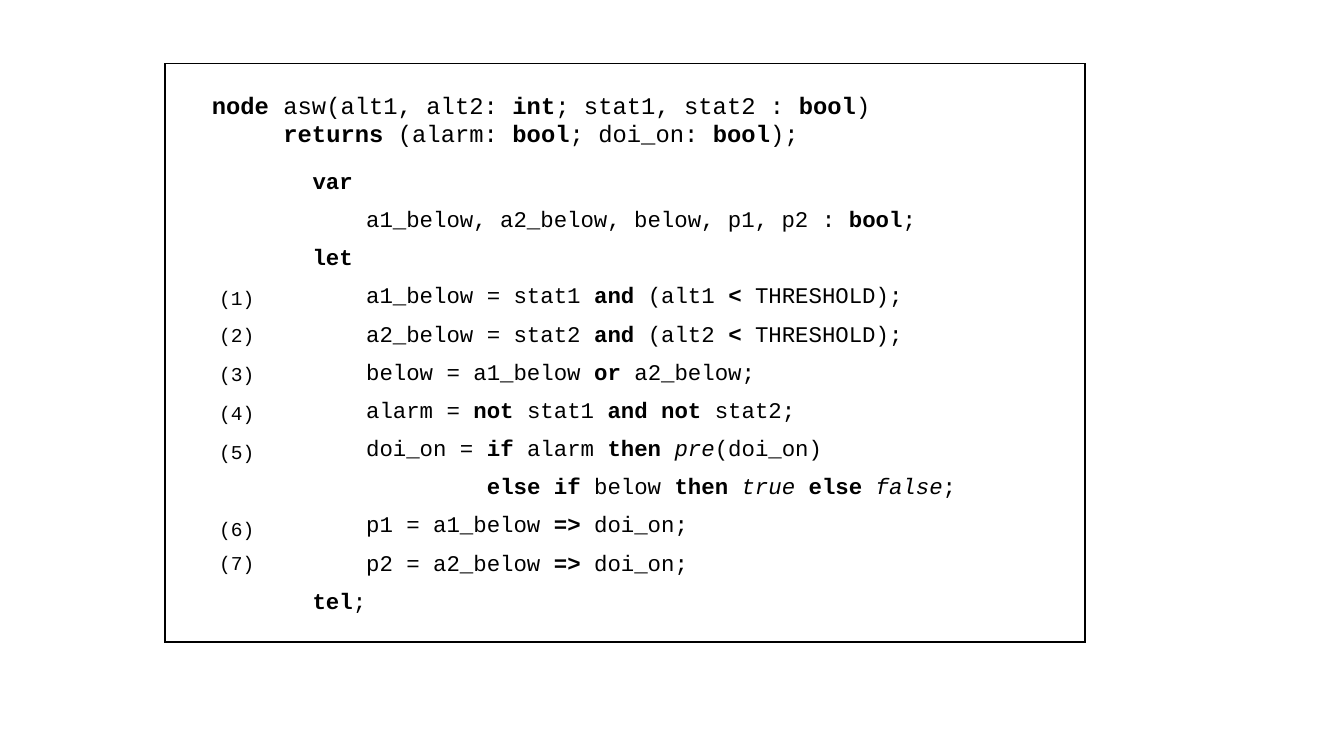
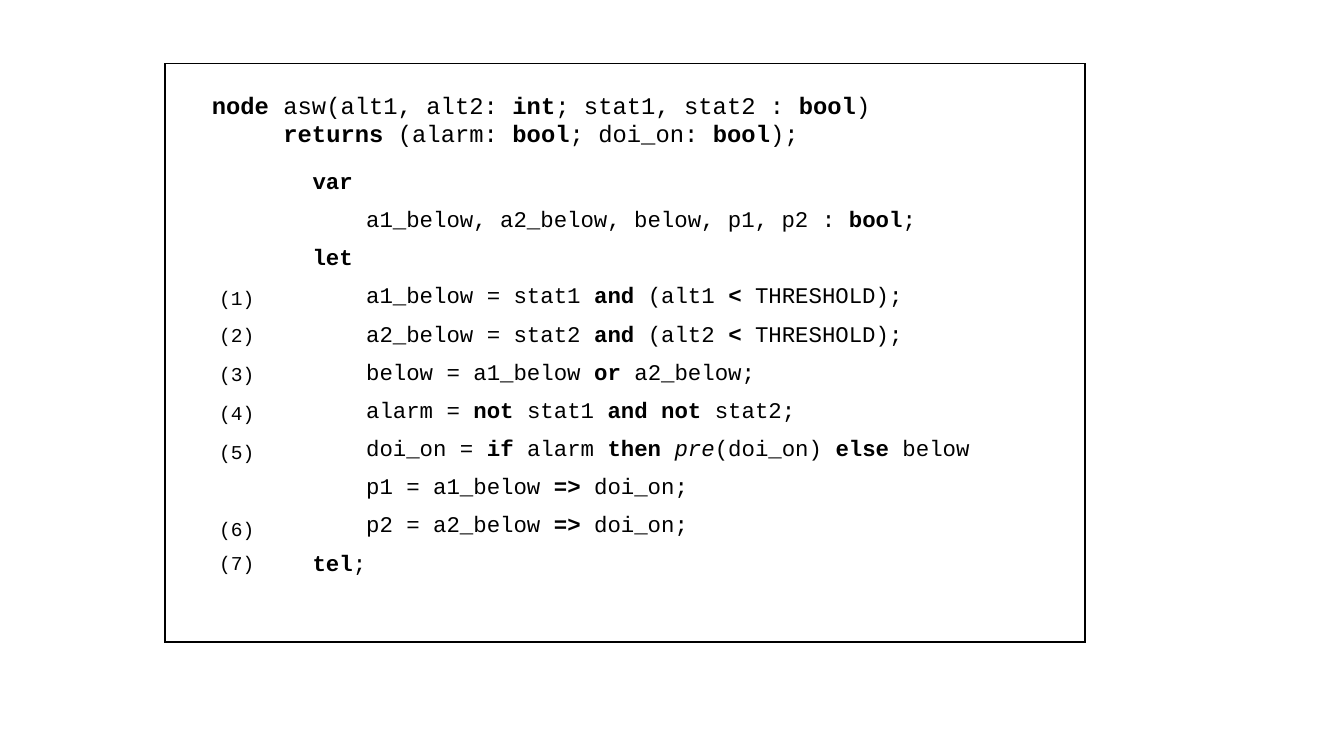
Before and after one commit to elaghs/Working, a slide deck: slide 3 of all_ivcs/all_ivcs_TEX/figs/figs.pptx. Drawn at 1344x756 pixels with LibreOffice and Linux fonts; fonts in the diff are those of the drawing. Boxes give left, top, right and bottom in pixels: in the first picture for what was removed or moved away, otherwise in the second. Text is boxed around its words. In the diff, an @@ line names an element or a change of style, - is before the commit and + after.

```diff
--- a/all_ivcs/all_ivcs_TEX/figs/figs.pptx
+++ b/all_ivcs/all_ivcs_TEX/figs/figs.pptx
@@ text at [366, 440, 969, 461]: text changed @@
-doi_on = if alarm then pre(doi_on)
-else if below then true else false;
+doi_on = if alarm then pre(doi_on) else below
```
Also in this commit, not shown: 2 other files.
